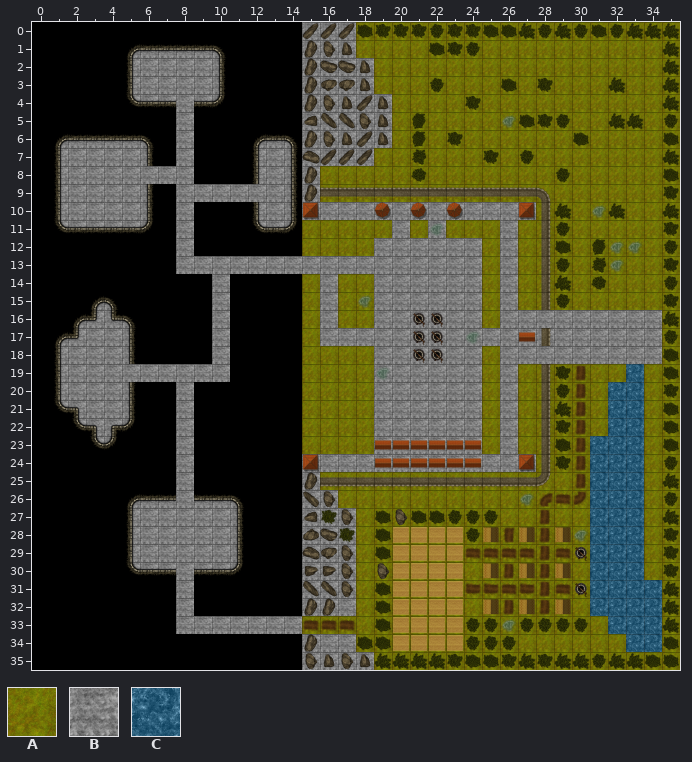
Tiled map: tiled/map5.tmx. The picture above was drawn from the file before the commit.
Cells are 100x100 px. Shown: x 0..35, y 0..35.
Key: from "Bushido": A 38 "Floor_Grass", B 45 "Floor_Rock", C 51 "Floor_Water".
_ is an empty cell, # one hidden under a higher layer.
Layers that did not change in this view are not listed.
Layer "Ground" before, first column x 0:
 0 ###############BBBAAAAAAAAAAAAAAAAAA
 1 #####BBBBBB####BBBAAAAAAAAAAAAAAAAAA
 2 #####BBBBBB####BBBBAAAAAAAAAAAAAAAAA
 3 #####BBBBBB####BBBBAAAAAAAAAAAAAAAAA
 4 #####BBBBBB####BBBBBAAAAAAAAAAAAAAAA
 5 ########B######BBBBBAAAAAAAAAAAAAAAA
 6 #BBBBBB#B###BBBBBBBBAAAAAAAAAAAAAAAA
 7 #BBBBBB#B###BBBBBBBAAAAAAAAAAAAAAAAA
 8 #BBBBBBBB###BBBBAAAAAAAAAAAAAAAAAAAA
 9 #BBBBBB#BBBBBBBBAAAAAAAAAAAAAAAAAAAA
10 #BBBBBB#B###BBBBBBBBBBBBBBBBAAAAAAAA
11 #BBBBBB#B###BBBAAAAABABAAABAAAAAAAAA
12 ########B######AAAABBBBBBABAAAAAAAAA
13 ########BBBBBBBBBBBBBBBBBABAAAAAAAAA
14 ##########B####ABAABBBBBBABAAAAAAAAA
15 ###BB#####B####ABAABBBBBBABAAAAAAAAA
16 ##BBBB####B####ABAABBBBBBABBBBBBBBBA
17 #BBBBB####B####ABBBBBBBBBBBBBBBBBBBA
18 #BBBBB####B####AAAABBBBBBABBBBBBBBBA
19 #BBBBBBBBBB####AAAABBBBBBABAAAAAACAA
20 #BBBBB##B######AAAABBBBBBABAAAAACCAA
21 #BBBBB##B######AAAABBBBBBABAAAAACCAA
22 ##BBBB##B######AAAABBBBBBABAAAAACCAA
23 ###BB###B######AAAABBBBBBABAAAACCCAA
24 ########B######BBBBBBBBBBBBBAAACCCAA
25 ########B######BAAAAAAAAAAAAAAACCCAA
26 #####BBBBBBB###BBAAAAAAAAAAAAAACCCAA
27 #####BBBBBBB###BBBAAAAAAAAAAAAACCCAA
28 #####BBBBBBB###BBBAAAAAAAAAAAAACCCAA
29 #####BBBBBBB###BBBAAAAAAAAAAAAACCCAA
30 #####BBBBBBB###BBBAAAAAAAAAAAAACCCAA
31 ########B######BBBAAAAAAAAAAAAACCCCA
32 ########B######BBBAAAAAAAAAAAAACCCCA
33 ########BBBBBBBAAAAAAAAAAAAAAAAACCCA
34 ###############BBBAAAAAAAAAAAAAAACCA
35 ###############BBBBAAAAAAAAAAAAAAAAA
Now the later version:
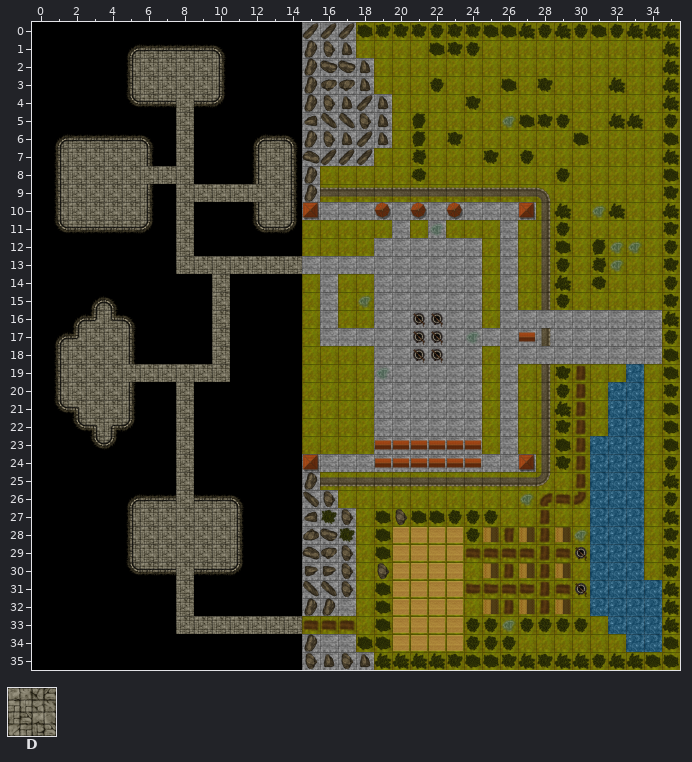
Further tiles: from "Bushido": D 81 "Floor_Dungeon_2x2".
Message: Added Dungeon floor and cleaned up some in the map files
Change:
Layer "Ground":
The edit turns tile B into tile D in rows 1 to 4 at x 5 to 10; in row 5 at x 8; in rows 6 to 7 at x 1 to 6, 8 and 12 to 14; in row 8 at x 1 to 8 and 12 to 14; in row 9 at x 1 to 6 and 8 to 14; in rows 10 to 11 at x 1 to 6, 8 and 12 to 14.
The edit turns tile B into tile D in row 12 at x 8; in row 13 at x 8 to 14; in row 14 at x 10; in row 15 at x 3 to 4 and 10; in row 16 at x 2 to 5 and 10; in rows 17 to 18 at x 1 to 5 and 10.
The edit turns tile B into tile D in row 19 at x 1 to 10; in rows 20 to 21 at x 1 to 5 and 8; in row 22 at x 2 to 5 and 8; in row 23 at x 3 to 4 and 8; in rows 24 to 25 at x 8; in rows 26 to 30 at x 5 to 11.
The edit turns tile B into tile D in rows 31 to 32 at x 8; in row 33 at x 8 to 14.
Where, in picture pixels (left, top, right, bottom), the same in both pictures:
changed: (60, 50, 302, 634)
